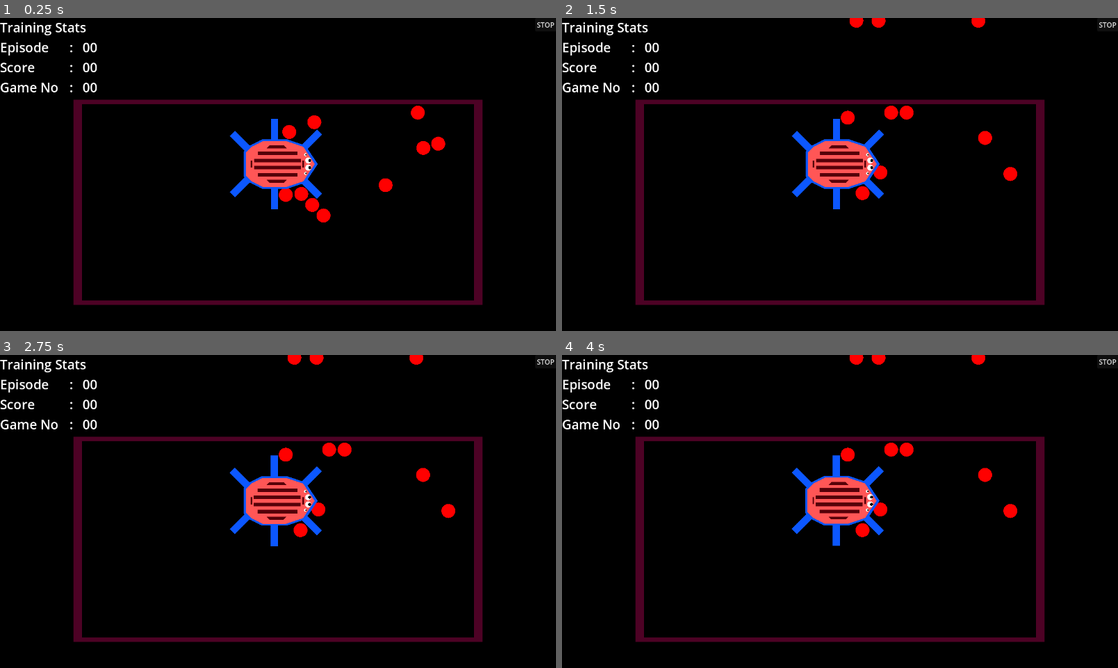
Above: before the commit, frames 1-4 (two rows, left to right).
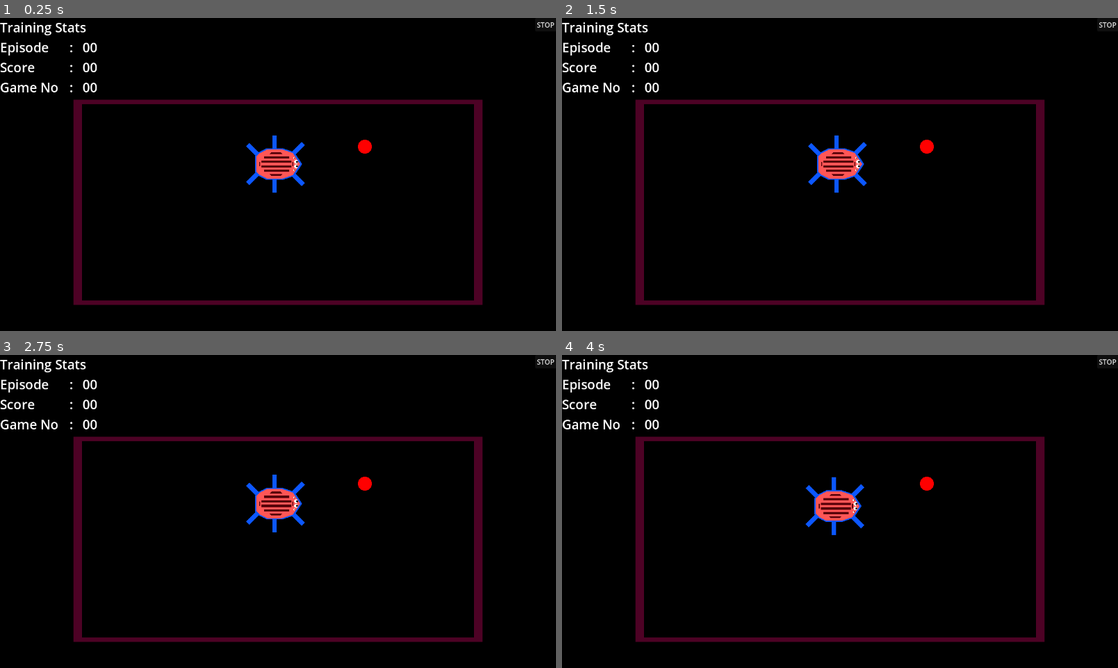
Above: after the commit, the same moments.

Repository: CrazyGG3r/fyp_try2
Game: Godot game, scene res://Scenes/environment.tscn
The game is run twice, just before and just after one commit, with the same random seed, the same clock (stepped at 60 frames per second) and the same inputs. This scene is started directly instead of the project's main scene.
Inputs (mouse positions are in pixels of both pictures, inside the frame that each line leads up to):
- Up to frame 1 (0.25 s): no input
- Up to frame 2 (1.5 s): click "STOP" at 0.5 s; click "Start the environment" at 1.25 s
- Up to frame 3 (2.75 s): tap Enter at 2 s; move the mouse to (400, 495) at 2.02 s; hold D (RIGHT) from 2.03 s (still down); click (400, 495) at 2.17 s
- Up to frame 4 (4 s): tap Space at 2.75 s; move the mouse to (728, 527) at 2.77 s; release D (RIGHT) at 2.78 s; hold S (BACKWARDS) 2.78-3.53 s; tap Enter at 3.5 s; move the mouse to (895, 442) at 3.52 s; hold D (RIGHT) from 3.53 s (still down)

The runs differ from the first frame. In frame 1, 3.0% of the frame differs, in the area x 41-81%, y 28-66%; in frame 2, 2.9%; in frame 3, 2.9%; in frame 4, 2.9%.

Commit message:
added butler.

Diff:
--- a/Environment/Scenes/environment.gd
+++ b/Environment/Scenes/environment.gd
@@ -28,4 +28,5 @@
 		if typeof(data) == TYPE_ARRAY and data.size() == 2:
 			var byte_array = PackedByteArray(data[1])  # Extract the byte data
 			var action_str = byte_array.get_string_from_utf8() # Convert to string
+			print(action_str)
 			handel_action.emit(action_str)
--- a/Environment/Scenes/environment.tscn
+++ b/Environment/Scenes/environment.tscn
@@ -1,9 +1,10 @@
-[gd_scene load_steps=11 format=3 uid="uid://byoqfilosh0qw"]
+[gd_scene load_steps=12 format=3 uid="uid://byoqfilosh0qw"]
 
 [ext_resource type="Script" path="res://Scenes/environment.gd" id="1_l84up"]
 [ext_resource type="PackedScene" uid="uid://bofykc4ulteqy" path="res://Scenes/Hexapod_1.tscn" id="2_0eu02"]
 [ext_resource type="Script" path="res://Scenes/STOP_env.gd" id="2_i20hj"]
 [ext_resource type="Script" path="res://Scripts/ball.gd" id="3_fjvfy"]
+[ext_resource type="Script" path="res://Scripts/Butler.gd" id="5_rgwml"]
 
 [sub_resource type="RectangleShape2D" id="RectangleShape2D_mw7co"]
 size = Vector2(1, 0.37338)
@@ -163,10 +164,10 @@
 angular_damp = 0.5
 script = ExtResource("3_fjvfy")
 
-[node name="CharacterBody2D" parent="." instance=ExtResource("2_0eu02")]
+[node name="hexapod" parent="." instance=ExtResource("2_0eu02")]
 position = Vector2(632, 336)
 rotation = 1.5708
-scale = Vector2(1.655, 1.655)
+scale = Vector2(1.055, 1.055)
 motion_mode = 1
 
 [node name="ground" type="MeshInstance2D" parent="."]
@@ -177,4 +178,8 @@
 mesh = SubResource("QuadMesh_45f5d")
 metadata/_edit_group_ = true
 
+[node name="Butler" type="Node2D" parent="."]
+script = ExtResource("5_rgwml")
+
+[connection signal="handel_action" from="." to="hexapod" method="_on_environment_handel_action"]
 [connection signal="pressed" from="STOP" to="STOP" method="_on_pressed"]
--- /dev/null
+++ b/Environment/Scripts/Butler.gd
@@ -0,0 +1,25 @@
+extends Node2D
+
+
+
+
+#state vector send
+#hexapodka distance and angle w.r.t ball.
+# Called when the node enters the scene tree for the first time.
+var state_vector = []
+var states = 10
+func _ready():
+	state_vector.resize(states)
+	state_vector.fill(Vector2(0,0))
+
+@onready var hexapodd = $"../hexapod"
+@onready var ball = $"../Ball"
+# Called every frame. 'delta' is the elapsed time since the previous frame.
+
+func _process(delta):
+	state_vector[0] = calculate_polar_coordinate(hexapodd)
+	print(state_vector)
+func calculate_polar_coordinate(entity):
+	var r = ball.balls[0].global_position.distance_to(entity.global_position)
+	var theta = ball.balls[0].global_position.angle_to_point(entity.global_position)
+	return Vector2(r,theta)
--- a/Environment/Scripts/Hexapod_1.gd
+++ b/Environment/Scripts/Hexapod_1.gd
@@ -2,7 +2,7 @@
 
 
 const SPEED = 350.0
-const angular_speed = deg_to_rad(20)
+const angular_speed = deg_to_rad(5)
 var movement = Vector2(0,0)
 
 var fake_delta = null
@@ -46,13 +46,13 @@
 	if action_str == "BK":
 		movement = Vector2(sin(rotation),cos(rotation)) * SPEED
 		#position -= movement * fake_delta
-		move_and_collide(movement*fake_delta)
+		move_and_collide(-movement*fake_delta)
 	if action_str == "RT":
 		movement = Vector2( cos(rotation),sin(rotation)) * SPEED
 		#position += movement * fake_delta
 		move_and_collide(movement*fake_delta)
 	if action_str == "LT":
-		movement = Vector2( -cos(rotation),sin(rotation)) * SPEED
+		movement = Vector2( -cos(rotation),sin(rotation)) * -SPEED
 		#position += movement * fake_delta
 		move_and_collide(movement*fake_delta)
 	if action_str == "R2":
--- a/Environment/Scripts/ball.gd
+++ b/Environment/Scripts/ball.gd
@@ -1,23 +1,21 @@
 extends Node2D
 
-# Set the number of balls you want to generate
-var num_balls = 10
+var num_balls = 1
 var ball_scene = preload("res://Scenes/ball.tscn")  # Replace with the path to your ball scene
+var balls = []  # Array to store references to the balls
 
 func _ready():
 	generate_random_balls(num_balls)
 
-# Function to generate random balls
 func generate_random_balls(count: int):
 	for i in range(count):
-		# Create an instance of the ball scene
 		var ball_instance = ball_scene.instantiate()
+		var random_position = Vector2(0,0)
+		ball_instance.position = random_position
+		add_child(ball_instance)
+		balls.append(ball_instance)  # Store reference in the array
 
-		# Set a random position within a defined range (you can adjust the range as needed)
-		var random_position = Vector2(randf_range(-200, 200), randf_range(-200, 200))  # Example range: -200 to 200
-
-		# Set the ball's position
-		ball_instance.position = random_position
-
-		# Add the ball to the scene
-		add_child(ball_instance)
+# Accessing the position of a specific ball
+func _process(delta):
+	if balls.size() > 0:
+		print("First ball position:", balls[0].position)  # Access the first ball
